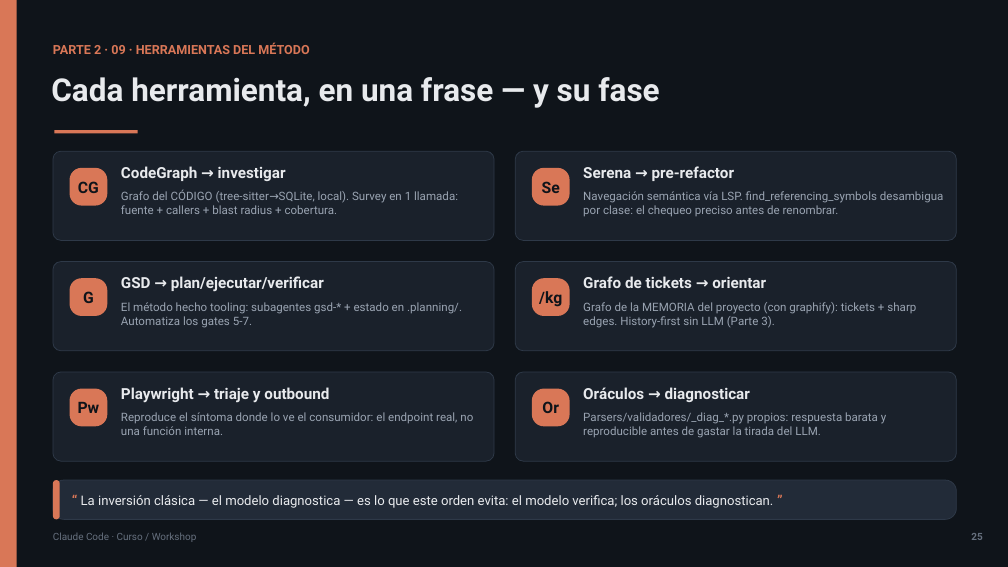
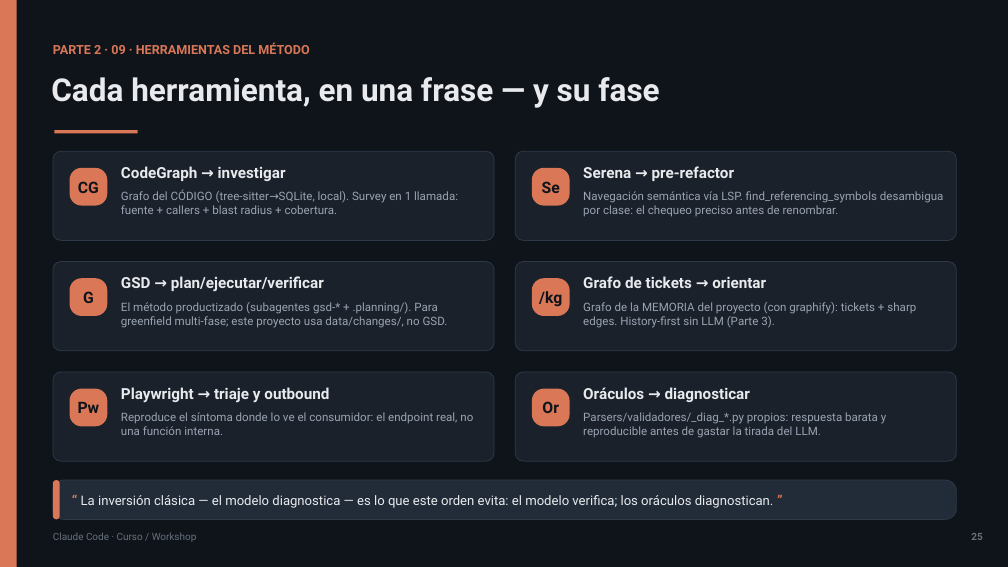
Before and after one commit to olonok69/claude_code_ml_engineer, a slide deck: slide 25 of presentacion/Claude_Code_Presentacion.pptx. Drawn at 1008x567 pixels with LibreOffice and Linux fonts; fonts in the diff are those of the drawing. Boxes give left, top, right and bottom in pixels: in the first picture for what was removed or moved away, otherwise in the second. Text is boxed around its words. In the diff, an @@ line names an element or a change of style, - is before the commit and + after.

```diff
--- a/presentacion/Claude_Code_Presentacion.pptx
+++ b/presentacion/Claude_Code_Presentacion.pptx
@@ text at [121, 302, 448, 328]: text changed @@
-El método hecho tooling: subagentes gsd-* + estado en .planning/. Automatiza los gates 5-7.
+El método productizado (subagentes gsd-* + .planning/). Para greenfield multi-fase; este proyecto usa data/changes/, no GSD.
```
Also in this commit, not shown: 3 other slides changed, 9 other files.
